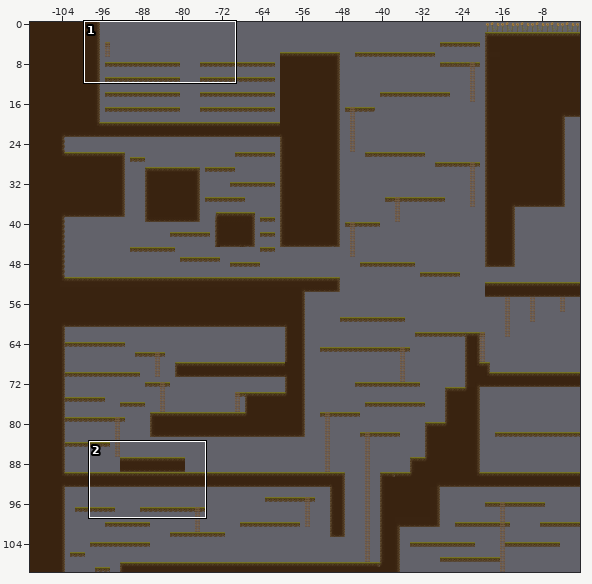
A Tiled map (JSON) gets an edit: apps/playground/maps/playground.tmj. The first picture is a wide view before the edit; the outline marks the close-up.
Close-up. Old version:
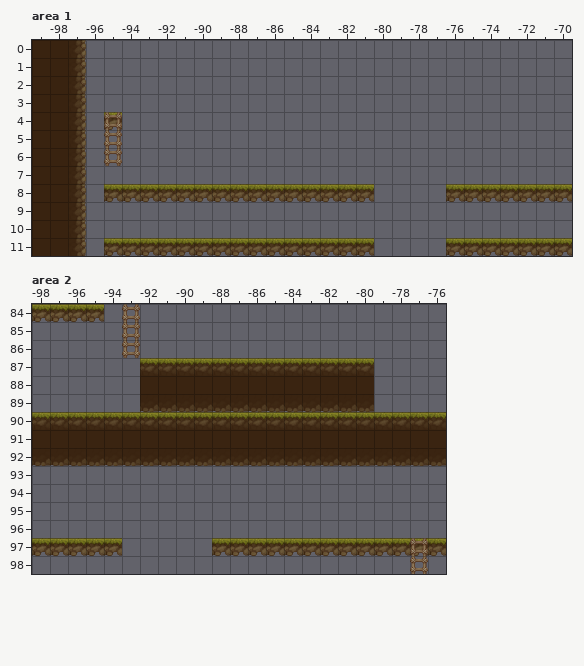
Cells are 32x32 px. Shown: area 1 x -99..-70, y 0..11; area 2 x -98..-76, y 84..98. The commit also changed other parts of the map, which this record leaves out.
The result:
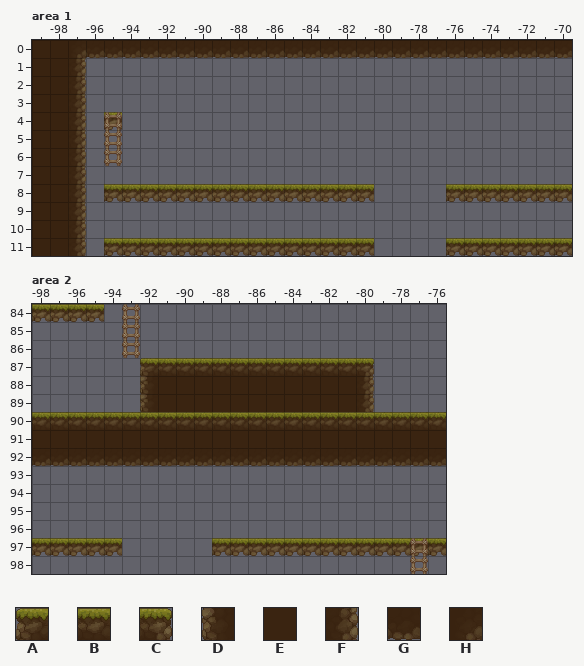
Key: from "TX Tileset Ground": A 0, B 1, C 2, D 16, E 17, F 18, G 33, H 64.
_ is an empty cell.
What changed:
Layer "Ground #2", area 1:
y 0: x -97..-70 F___________________________ -> HGGGGGGGGGGGGGGGGGGGGGGGGGGG
Layer "Platform #2", area 2:
y 87: x -92 B -> A; x -80 B -> C
y 88: x -92 E -> D; x -80 E -> F
y 89: x -92..-80 GGGGGGGGGGGGG -> DEEEEEEEEEEEF
Pixel boxes of the changes (left, top, right, bottom) in both close-ups:
changed: (75, 40, 572, 58)
changed: (140, 358, 374, 412)
